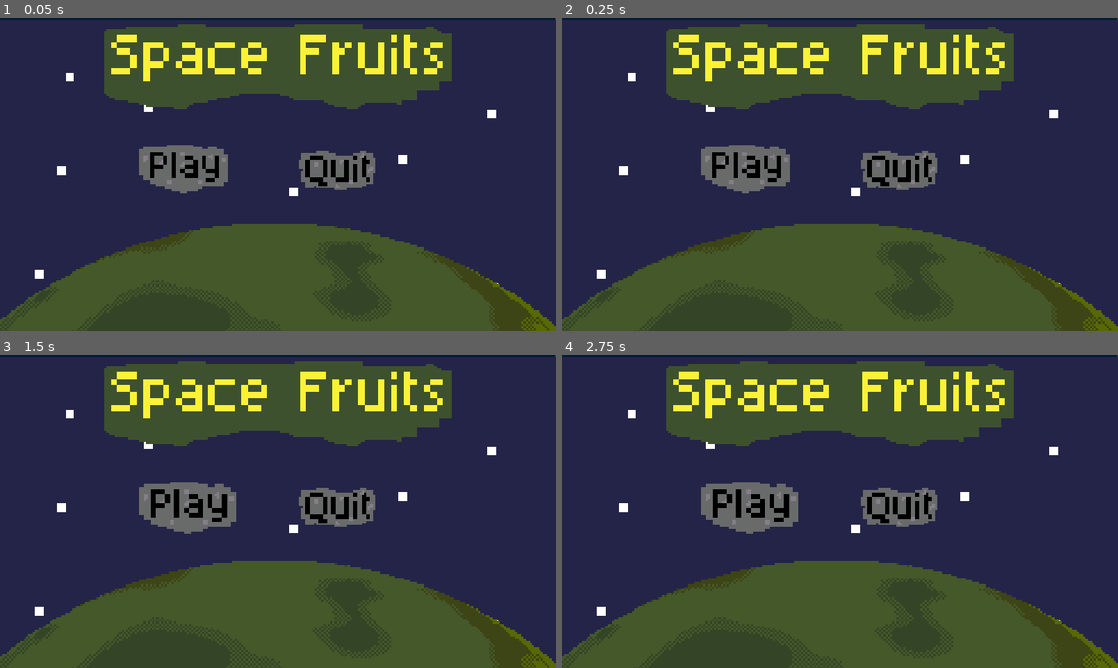
Above: before the commit, frames 1-4 (two rows, left to right).
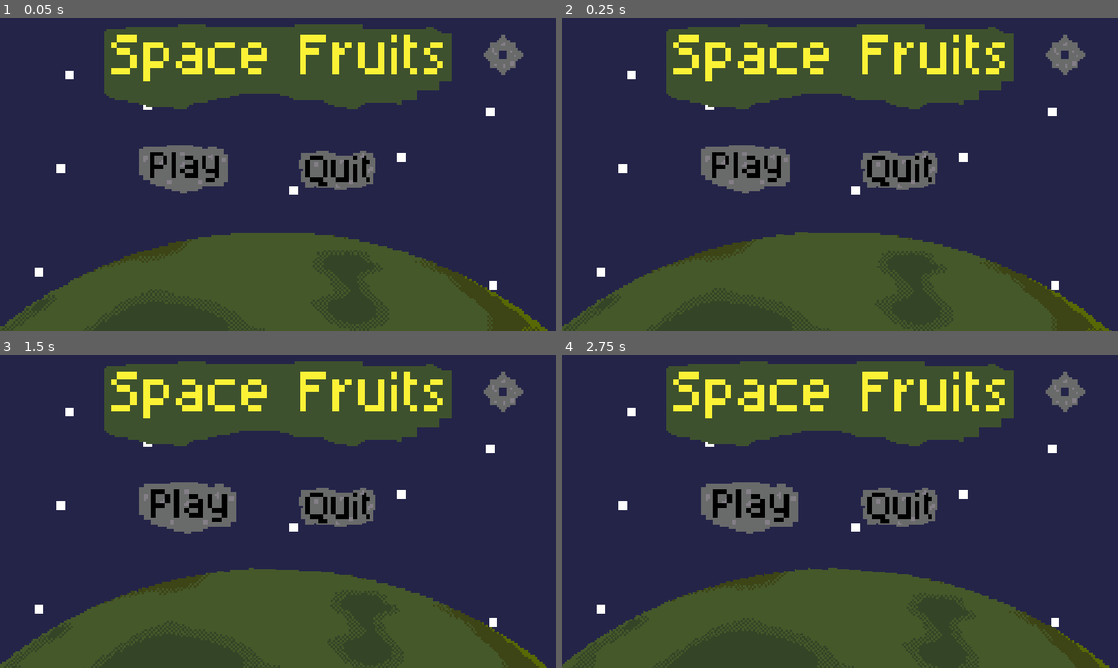
Above: after the commit, the same moments.

Repository: sDANTOSO/whs-overlockers-kiwihacks
Game: Godot game, scene res://Scenes/start.tscn
The game is run twice, just before and just after one commit, with the same random seed, the same clock (stepped at 60 frames per second) and the same inputs.
Inputs (mouse positions are in pixels of both pictures, inside the frame that each line leads up to):
- Up to frame 1 (0.05 s): no input
- Up to frame 2 (0.25 s): no input
- Up to frame 3 (1.5 s): click (528, 414) at 0.52 s; click (183, 524) at 1.25 s
- Up to frame 4 (2.75 s): click (751, 530) at 2 s

The runs differ from the first frame. In frame 1, 4.4% of the frame differs, in the area x 0-100%, y 0-100%; in frame 2, 4.4%; in frame 3, 4.4%; in frame 4, 4.4%.

Commit message:
added settings button

Diff:
--- a/fruity-space/Scenes/quit_button.gd
+++ b/fruity-space/Scenes/quit_button.gd
@@ -14,8 +14,7 @@
 
 
 func _on_pressed() -> void:
-
-	pass
+	get_tree().quit()
 
 
 
--- a/fruity-space/Scenes/start.tscn
+++ b/fruity-space/Scenes/start.tscn
@@ -10,6 +10,8 @@
 [ext_resource type="BitMap" uid="uid://cgjwfgsuh67ia" path="res://Assets/quitClickmaskv1.png" id="6_pg4io"]
 [ext_resource type="Script" uid="uid://bqntgnljicl8j" path="res://Scenes/quit_button.gd" id="8_iceld"]
 [ext_resource type="Texture2D" uid="uid://cattslbbgtw1x" path="res://Assets/planet-v2.png" id="10_5bn4p"]
+[ext_resource type="BitMap" uid="uid://bhl1s71cqkn3g" path="res://Assets/Settingsclickmask.png" id="11_knwj7"]
+[ext_resource type="Texture2D" uid="uid://dvde75bspcexp" path="res://Assets/Settings.png" id="11_qmsyr"]
 
 [sub_resource type="ImageTexture" id="ImageTexture_fu252"]
 
@@ -29,14 +31,13 @@
 color = Color(0.019047858, 0.11290052, 0.20252335, 1)
 
 [node name="Background" type="Sprite2D" parent="." unique_id=240163844]
-position = Vector2(577, 329)
+position = Vector2(576, 325)
 scale = Vector2(4.5, 4.5)
 texture = ExtResource("2_7pwkw")
 
 [node name="TextureRect" type="TextureRect" parent="." unique_id=745385074]
 layout_mode = 0
-offset_left = 1.0
-offset_right = 1148.0
+offset_right = 1147.0
 offset_bottom = 637.0
 scale = Vector2(4.5, 4.5)
 texture = SubResource("ImageTexture_fu252")
@@ -68,8 +69,19 @@
 texture_click_mask = ExtResource("6_pg4io")
 script = ExtResource("8_iceld")
 
+[node name="SettingsButton2" type="TextureButton" parent="." unique_id=46331952]
+layout_mode = 0
+offset_left = 1002.0
+offset_top = 36.0
+offset_right = 1043.0
+offset_bottom = 76.0
+scale = Vector2(4.5, 4.5)
+texture_normal = ExtResource("11_qmsyr")
+texture_click_mask = ExtResource("11_knwj7")
+script = ExtResource("8_iceld")
+
 [node name="PlanetV2" type="Sprite2D" parent="." unique_id=782405551]
-position = Vector2(567, 1321)
+position = Vector2(562, 1340)
 scale = Vector2(4.5, 4.5)
 texture = ExtResource("10_5bn4p")
 
@@ -79,3 +91,6 @@
 [connection signal="mouse_entered" from="QuitButton" to="QuitButton" method="_on_mouse_entered"]
 [connection signal="mouse_exited" from="QuitButton" to="QuitButton" method="_on_mouse_exited"]
 [connection signal="pressed" from="QuitButton" to="QuitButton" method="_on_pressed"]
+[connection signal="mouse_entered" from="SettingsButton2" to="SettingsButton2" method="_on_mouse_entered"]
+[connection signal="mouse_exited" from="SettingsButton2" to="SettingsButton2" method="_on_mouse_exited"]
+[connection signal="pressed" from="SettingsButton2" to="SettingsButton2" method="_on_pressed"]
--- a/fruity-space/Scripts/start.gd
+++ b/fruity-space/Scripts/start.gd
@@ -1,11 +1,12 @@
 extends Control
+@onready var planet_v_2: Sprite2D = $PlanetV2
 
 
 # Called when the node enters the scene tree for the first time.
 func _ready() -> void:
-	pass # Replace with function body.
+	pass
 
 
 # Called every frame. 'delta' is the elapsed time since the previous frame.
 func _process(delta: float) -> void:
-	pass
+	planet_v_2.rotation= planet_v_2.rotation+0.0005
Binary file added: fruity-space/Assets/Settings.png
Not shown, added: fruity-space/Assets/Settings.png.import
Binary file added: fruity-space/Assets/Settingsclickmask.png
Not shown, added: fruity-space/Assets/Settingsclickmask.png.import
